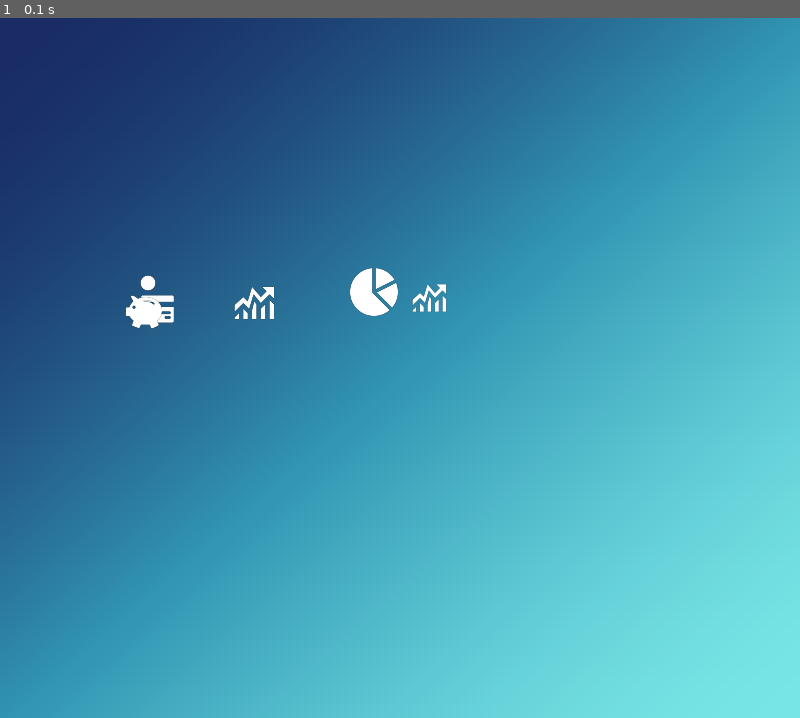
Above: before the commit, frame 1.
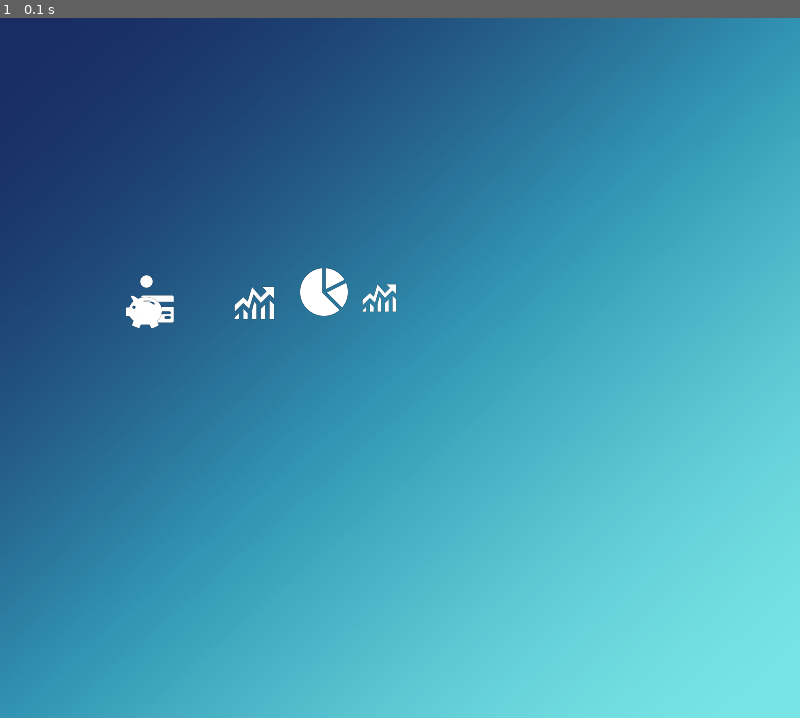
Above: after the commit, the same moment.

Repository: sachinadk2011/FinLedger
Game: pygame game, started from main.py
The game is run twice, just before and just after one commit, with the same random seed, the same clock (stepped at 60 frames per second) and the same inputs.
Inputs:
- Up to frame 1 (0.1 s): no input

The runs differ from the first frame. In frame 1, 0.7% of the frame differs, in the area x 17-56%, y 35-43%.

Commit message:
Refactor main.py to utilize config values for dimensions and colors; implement icon class for better icon management

Diff:
--- /dev/null
+++ b/config.py
@@ -0,0 +1,10 @@
+WIDTH = None
+HEIGHT = None
+FPS = 60
+
+MIN_WIDTH = None
+MIN_HEIGHT = None
+
+ORANGE = (255, 165, 0)
+WHITE = (255, 255, 255)
+BLUE = (0, 0, 255)
--- a/main.py
+++ b/main.py
@@ -1,23 +1,18 @@
 import pygame
 import sys
-
-
-
-
-ORANGE = (255, 165, 0)
-WHITE = (255, 255, 255)
-BLUE = (0, 0, 255)
-
-
-WIDTH, HEIGHT = 800, 700
-MIN_WIDTH, MIN_HEIGHT = 400, 300
+import config
 
 pygame.init()
 info = pygame.display.Info()
-#pygame.display.set_minimum_size(MIN_WIDTH, MIN_HEIGHT)
 
-#pygame.display.iconify()
+#set config values
+config.WIDTH = int(info.current_w * 0.7)
+config.HEIGHT = int(info.current_h * 0.7)
+config.MIN_WIDTH = int( info.current_w* 0.5)
+config.MIN_HEIGHT = int(info.current_h * 0.55)
 
+from config import WHITE, BLUE, ORANGE, MIN_WIDTH, MIN_HEIGHT, FPS, HEIGHT, WIDTH
+print(MIN_WIDTH, MIN_HEIGHT,  HEIGHT, WIDTH)
 pygame.display.set_caption("Finance Investement Tracker")
 clock = pygame.time.Clock()
 font = pygame.font.SysFont("Arial", 24)
@@ -64,6 +59,28 @@
     tinted.fill((*color, 255), special_flags=pygame.BLEND_RGBA_MULT)
     return tinted
 
+def load_icon(path, size):
+    icon = pygame.image.load(path).convert_alpha()
+    return pygame.transform.smoothscale(icon, size)
+
+class icon:
+    def __init__(self,  size, pos=(0,0)):
+        self.surface = pygame.Surface(size, pygame.SRCALPHA)
+
+        self.rect = self.surface.get_rect(topleft=pos)
+
+    def add_image(self, icon, pos):
+        self.surface.blit(icon, pos)
+
+    def draw(self, screen):
+        screen.blit(self.surface, self.rect)
+
+    def set_pos(self, x, y):
+        self.rect.topleft = (x, y)
+
+    def tint(self, color):
+        self.surface = tint_icon(self.surface, color)
+
 
 def main():
     Options = ["Stocks", "Bonds", "Mutual Funds", "ETFs", "Cryptocurrency"]
@@ -72,51 +89,39 @@
                 pygame.RESIZABLE
             )
     #bank icon combine
-    pig_icon = pygame.image.load("assests/pig_icon.png").convert_alpha()
-    pig_icon = pygame.transform.smoothscale(pig_icon, (48, 48))
-    coin_icon = pygame.image.load("assests/coins.png").convert_alpha()
-    coin_icon = pygame.transform.smoothscale(coin_icon, (20, 20))
-    credit_icons = pygame.image.load("assests/credi-card.png").convert_alpha()
-    credit_icons = pygame.transform.smoothscale(credit_icons, (35, 40))
-    bank_icons = pygame.Surface((150, 100), pygame.SRCALPHA)
-    bank_icons.blit(credit_icons, (20, 21))
-    bank_icons.blit(coin_icon, (18, 5))
-    bank_icons.blit(pig_icon, (0, 20))
-    white_bank_icon = tint_icon(bank_icons, WHITE)
+    pig_icon = load_icon("assests/pig_icon.png", (48, 48))
+    coin_icon = load_icon("assests/coins.png", (17, 17))
+    credit_icons = load_icon("assests/credi-card.png", (35, 40))
+    bank_icons = icon((120, 100), pos=(120, 250))
+    bank_icons.add_image(credit_icons, (20, 21))
+    bank_icons.add_image(coin_icon, (18, 5))
+    bank_icons.add_image(pig_icon, (0, 20))
+    bank_icons.tint(WHITE)
 
     #share icon
-    share_icon = pygame.image.load("assests/stock_icon.png").convert_alpha()
-    final_share_icon = pygame.transform.smoothscale(share_icon, (70, 70))
-    white_share_icon = tint_icon(final_share_icon, WHITE)
+    share_icon = load_icon("assests/stock_icon.png", (70, 70))
+    stock_bar_icon = icon((120, 100) ,pos=(220, 250))
+    stock_bar_icon.add_image(share_icon, (0, 0))
+    stock_bar_icon.tint(WHITE)
 
     # report combine icon
-    pie_chart_icon = pygame.image.load("assests/stock_pies.png").convert_alpha()
-    pie_chart_icon = pygame.transform.smoothscale(pie_chart_icon, (48, 48))
-    bar_icon = pygame.transform.smoothscale(share_icon, (60, 60))
-    stock_report_icon = pygame.Surface((120, 120), pygame.SRCALPHA)
-    stock_report_icon.blit(pie_chart_icon, (0, 0))
-    stock_report_icon.blit(bar_icon, (50, 0))
-    white_report_icon = tint_icon(stock_report_icon, WHITE)
+    pie_chart_icon = load_icon("assests/stock_pies.png",(48, 48) )
+    bar_icon = load_icon("assests/stock_icon.png", (60,60))
+    stock_report_icon = icon((120,120), pos=(300, 250))
+    stock_report_icon.add_image(pie_chart_icon, (0, 0))
+    stock_report_icon.add_image(bar_icon, (50, 0))
+    stock_report_icon.tint(WHITE)
 
-    """ bank_icon = pygame.image.load("assests/pigibank.png").convert_alpha()
-    bank_icon = pygame.transform.smoothscale(bank_icon, (48, 48))
-    stock_icon = pygame.image.load("assests/stock_icon.png").convert_alpha()
-    stock_icon = pygame.transform.smoothscale(stock_icon, (30, 30))
-    reporting_icon = pygame.image.load("assests/pie_charts.png").convert_alpha()
-    reporting_icon = pygame.transform.smoothscale(reporting_icon, (38, 38))
-    combined_icon = pygame.Surface((120, 120), pygame.SRCALPHA)
-    combined_icon.blit(stock_icon, (0, 0))
-    combined_icon.blit(reporting_icon, (25, 0))
-    orange_icon = tint_icon(combined_icon, ORANGE)
-    blue_icons = tint_icon(stock_icon, BLUE)
-    blue_icon = tint_icon(bank_icon, BLUE) """
+
 
     # Draw once (important!)
     width, height = screen.get_size()
     background = get_instant_bg(width, height)
 
+
+
     while True:
-        clock.tick(60)
+        clock.tick(FPS)
         for event in pygame.event.get():
             if event.type == pygame.QUIT:
                 pygame.quit()
@@ -136,13 +141,13 @@
                 background = get_instant_bg(width, height)
 
         screen.blit(background, (0, 0))
-        screen.blit(white_bank_icon, (120, 250))
-        screen.blit(white_share_icon, (220, 250))
-        screen.blit(white_report_icon, (350, 250))
+        bank_icons.draw(screen)
+        stock_bar_icon.draw(screen)
+        stock_report_icon.draw(screen)
 
 
         pygame.display.update()
-        clock.tick(60)
+        clock.tick(FPS)
 
 
 if __name__ == "__main__":
